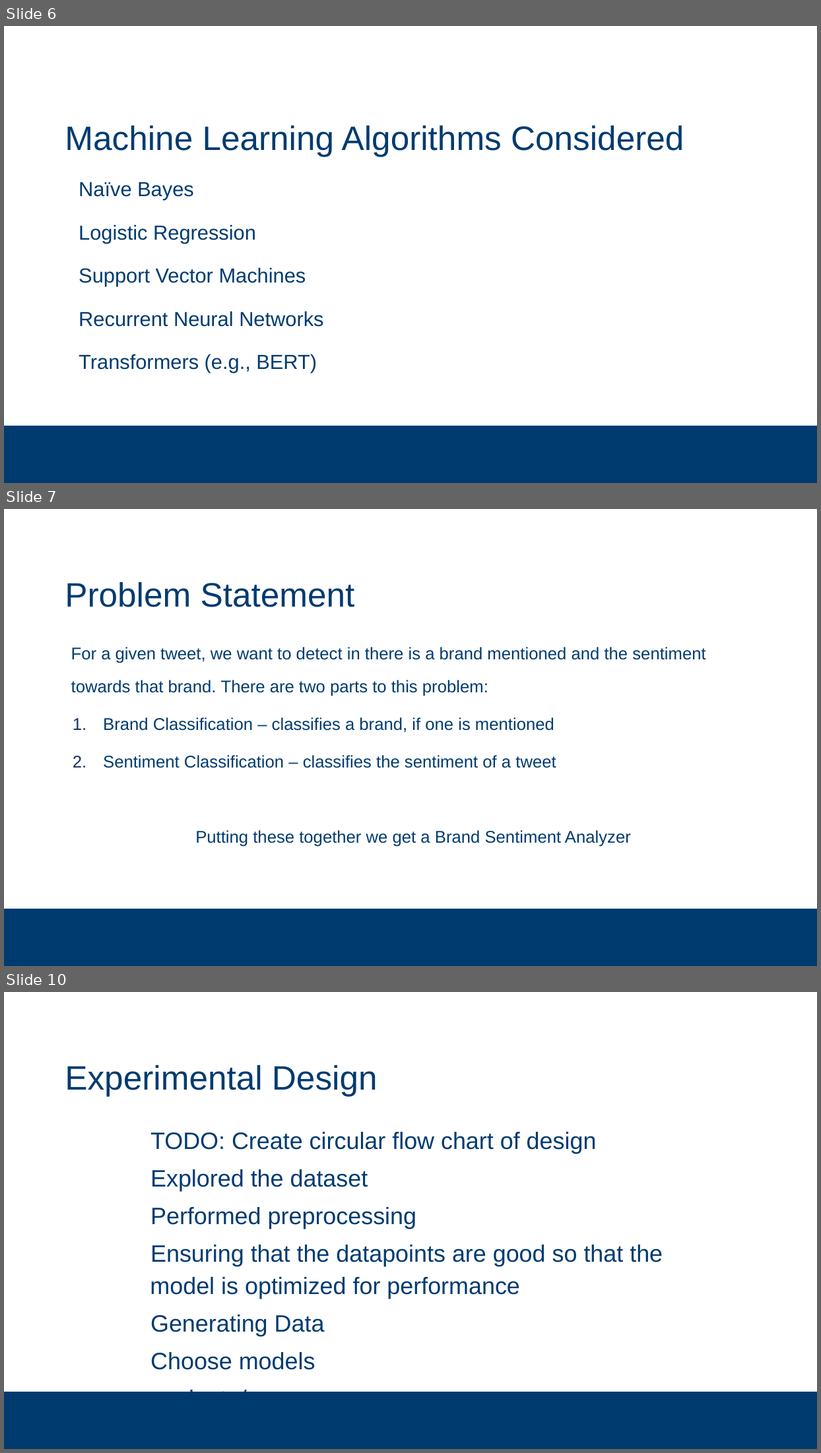
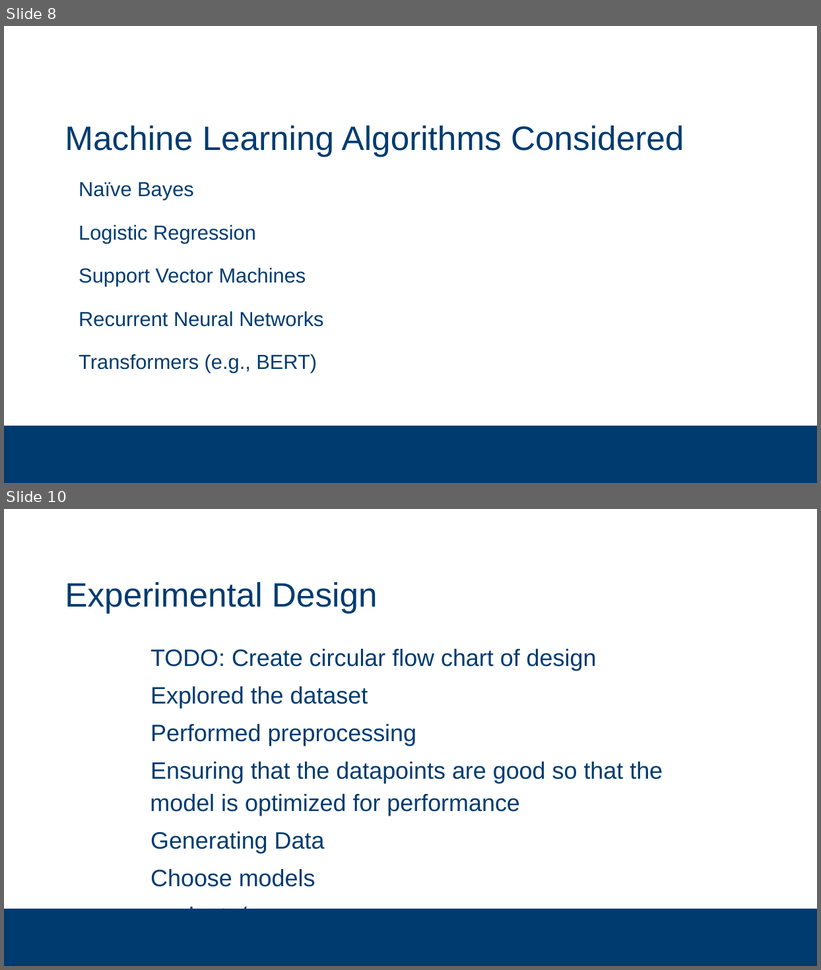
Before and after one commit to subsystem3/project, a slide deck: Final-Project-Team-2.pptx. Shown one above the other, each under a label of ours: slides 6, 7 and 10 before the commit, slides 8 and 10 after it; the slides between them are not shown. The pictures are 821x1453 and 821x970 pixels, drawn with LibreOffice and Linux fonts; fonts in the diff are those of the drawing; background and template pictures are left out. Boxes give left, top, right and bottom in pixels: in the first picture for what was removed or moved away, otherwise in the second. Text is boxed around its words. In the diff, an @@ line names an element or a change of style, - is before the commit and + after.

```diff
--- a/Final-Project-Team-2.pptx
+++ b/Final-Project-Team-2.pptx
@@ slide 7 removed at [4, 509, 817, 966], background #FFFFFF; not listed: 1 template element that a slide beside it also shows @@
@@ title removed at [65, 582, 355, 607] @@
-Problem Statement
@@ text removed at [71, 647, 706, 847] @@
-  For a given tweet, we want to detect in there is a brand mentioned and the sentiment towards that brand. There are two parts to this problem:
-  1. Brand Classification – classifies a brand, if one is mentioned
-  2. Sentiment Classification – classifies the sentiment of a tweet
-  Putting these together we get a Brand Sentiment Analyzer
@@ what was slide 6 is now slide 8 @@
```
Also in this commit, not shown: 5 slides changed, 4 slides added, 4 other slides removed.
